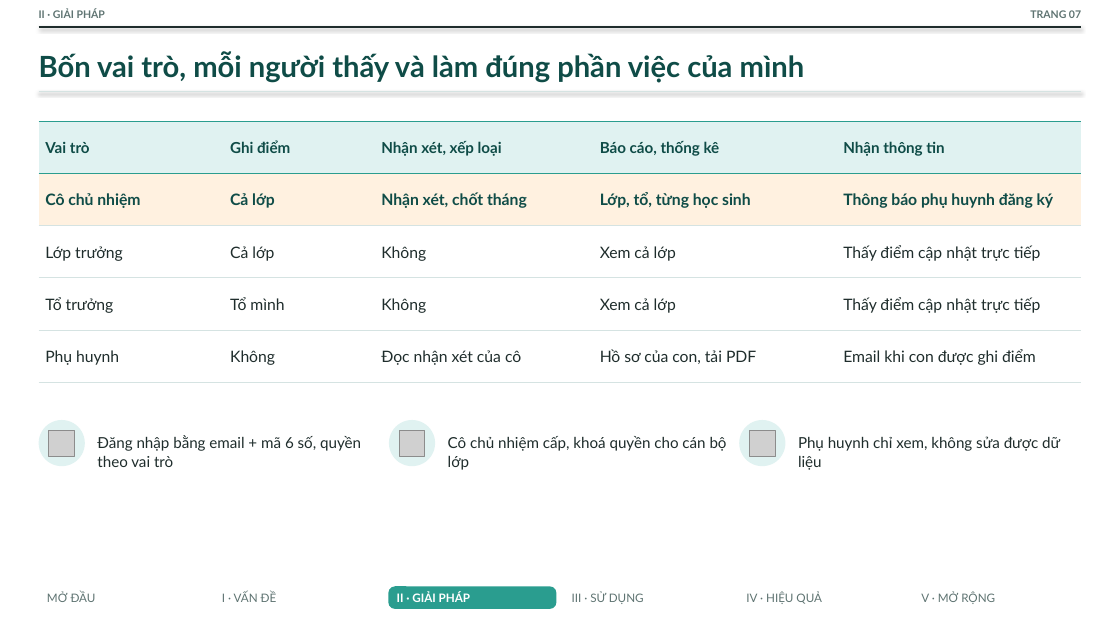
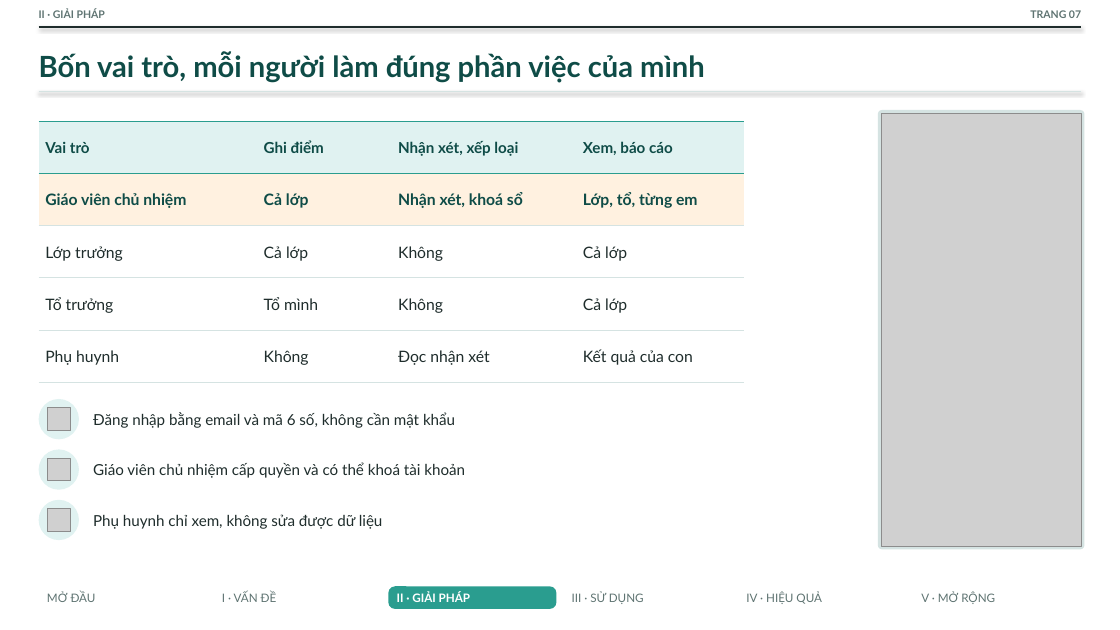
Before and after one commit to THPTYenHoa/Theo-doi-hanh-kiem-11D3-nam-hoc-2026-2027, a slide deck: slide 7 of docs/20261009_BaiDuThi_So_hanh_kiem_11D3.pptx. Drawn at 1120x630 pixels with LibreOffice and Linux fonts; fonts in the diff are those of the drawing; grey boxes stand for pictures. Boxes give left, top, right and bottom in pixels: in the first picture for what was removed or moved away, otherwise in the second. Text is boxed around its words. In the diff, an @@ line names an element or a change of style, - is before the commit and + after.

```diff
--- a/docs/20261009_BaiDuThi_So_hanh_kiem_11D3.pptx
+++ b/docs/20261009_BaiDuThi_So_hanh_kiem_11D3.pptx
@@ text at (x1=39, y1=51, x2=705, y2=82): text changed @@
-Bốn vai trò, mỗi người thấy và làm đúng phần việc của mình
+Bốn vai trò, mỗi người làm đúng phần việc của mình
@@ rounded rectangle added at (x1=878, y1=110, x2=1085, y2=549), fill #D5E3E2 @@
@@ picture added at (x1=881, y1=113, x2=1081, y2=546) @@
@@ table at (x1=39, y1=122, x2=744, y2=382) @@
-column 1, row 2: Cô chủ nhiệm
+column 1, row 2: Giáo viên chủ nhiệm
-column 3: Nhận xét, xếp loại | Nhận xét, chốt tháng | Không | Không | Đọc nhận xét của cô
-column 4: Báo cáo, thống kê | Lớp, tổ, từng học sinh | Xem cả lớp | Xem cả lớp | Hồ sơ của con, tải PDF
-column 5: Nhận thông tin | Thông báo phụ huynh đăng ký | Thấy điểm cập nhật trực tiếp | Thấy điểm cập nhật trực tiếp | Email khi con được ghi điểm
+column 3: Nhận xét, xếp loại | Nhận xét, khoá sổ | Không | Không | Đọc nhận xét
+column 4: Xem, báo cáo | Lớp, tổ, từng em | Cả lớp | Cả lớp | Kết quả của con
@@ table resized from (x1=39, y1=122, x2=1081, y2=382) to (x1=39, y1=122, x2=744, y2=382) @@
@@ ellipse resized from (x1=39, y1=420, x2=85, y2=466) to (x1=39, y1=399, x2=79, y2=439) @@
@@ picture moved from (x1=49, y1=430, x2=75, y2=456) to (x1=48, y1=408, x2=71, y2=431) @@
@@ text at (x1=93, y1=412, x2=455, y2=428): text changed @@
-Đăng nhập bằng email + mã 6 số, quyền theo vai trò
+Đăng nhập bằng email và mã 6 số, không cần mật khẩu
@@ ellipse resized from (x1=389, y1=420, x2=435, y2=466) to (x1=39, y1=450, x2=79, y2=490) @@
@@ picture resized from (x1=399, y1=430, x2=425, y2=456) to (x1=48, y1=459, x2=71, y2=481) @@
@@ text at (x1=93, y1=462, x2=465, y2=478): text changed @@
-Cô chủ nhiệm cấp, khoá quyền cho cán bộ lớp
+Giáo viên chủ nhiệm cấp quyền và có thể khoá tài khoản
@@ ellipse resized from (x1=739, y1=420, x2=786, y2=466) to (x1=39, y1=500, x2=79, y2=540) @@
@@ picture resized from (x1=749, y1=430, x2=776, y2=456) to (x1=48, y1=509, x2=71, y2=532) @@
@@ text "Phụ huynh chỉ xem, không ..." rewrapped from (x1=798, y1=436, x2=1060, y2=470) to (x1=93, y1=514, x2=383, y2=529) @@
```
Also in this commit, not shown: 18 other slides changed, 1 slide added, 1 slide removed.
